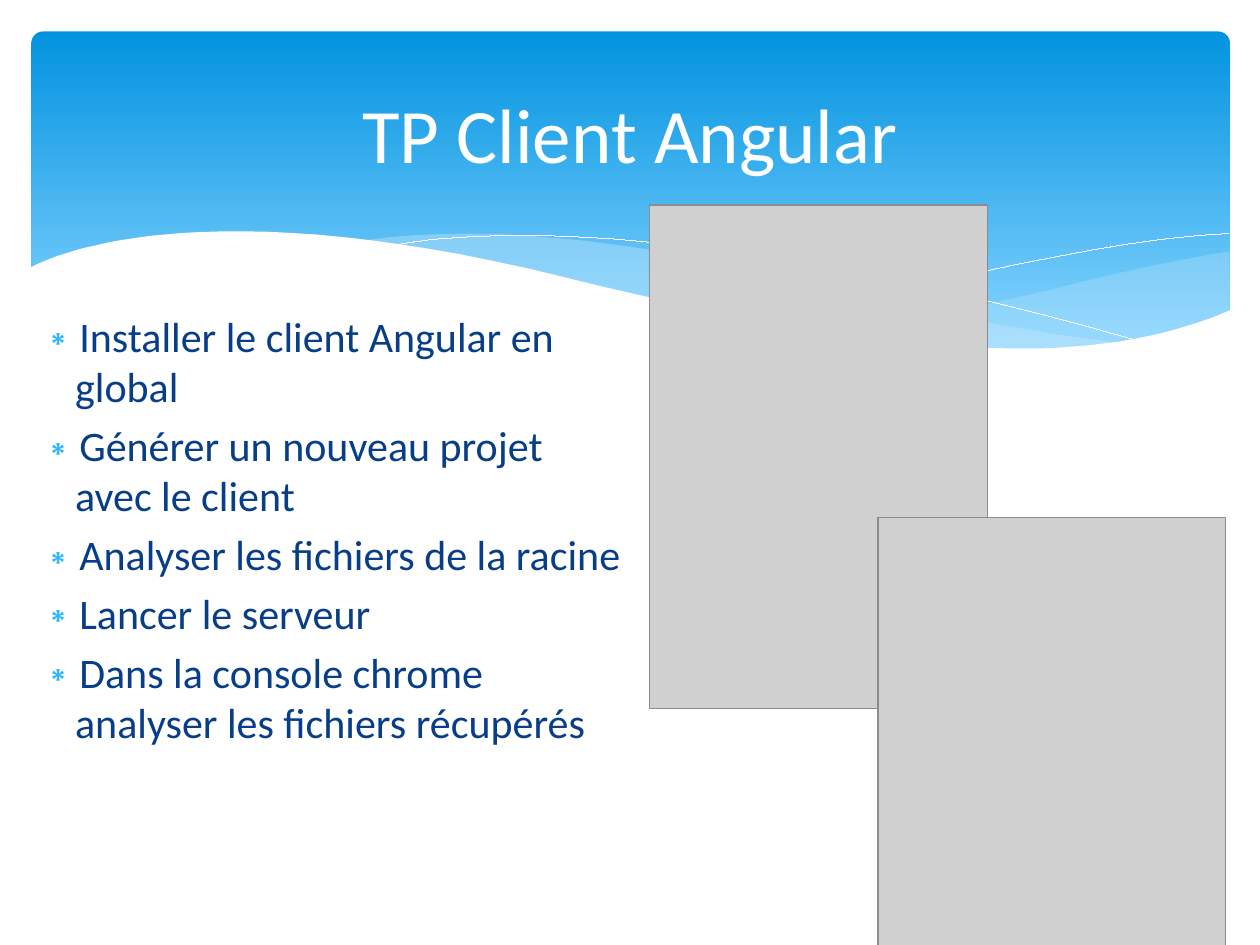
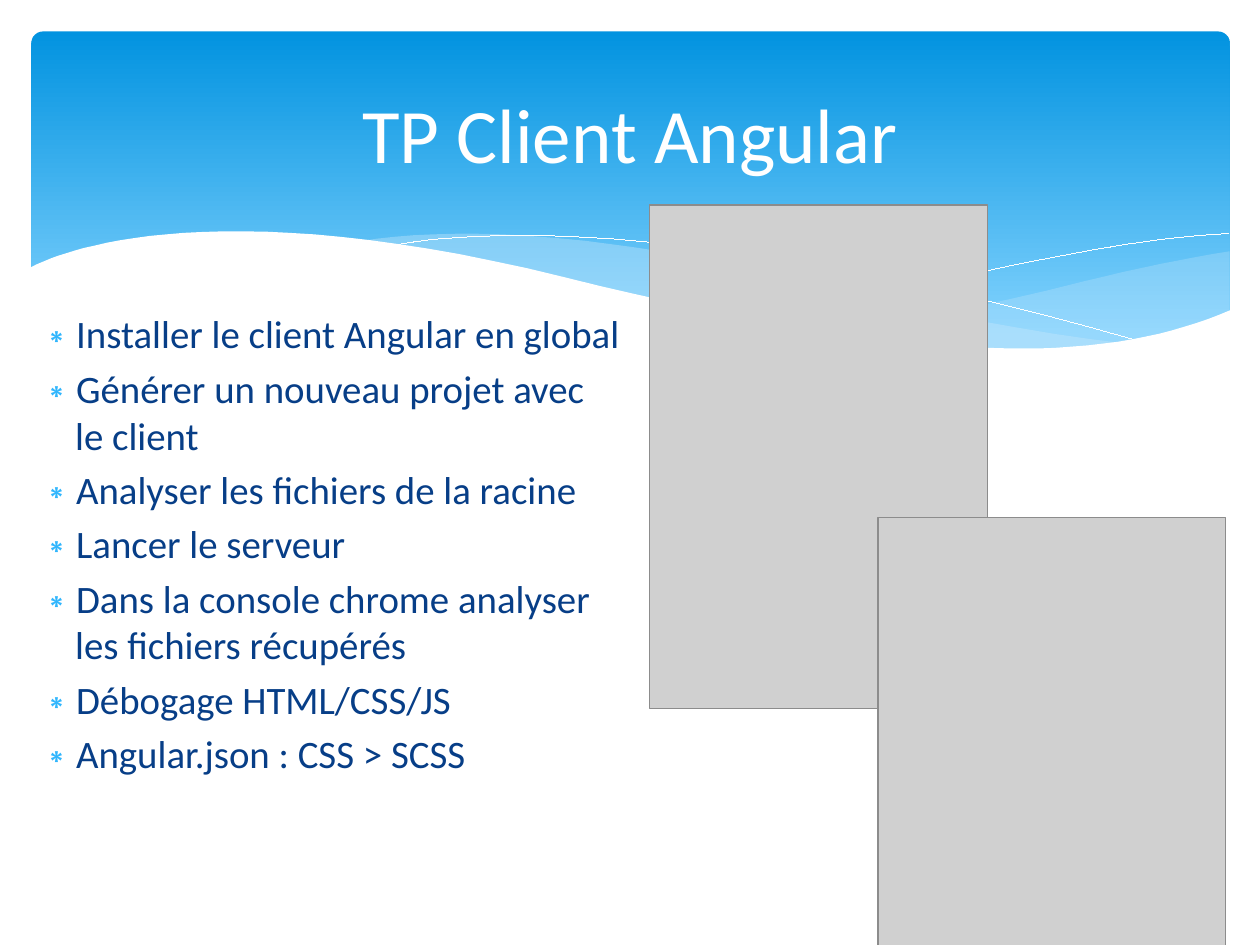
Before and after one commit to dalabord/ng-formation, a slide deck: slide 11 of formation_Angular.pptx. Drawn at 1260x945 pixels with LibreOffice and Linux fonts; fonts in the diff are those of the drawing; grey boxes stand for pictures. Boxes give left, top, right and bottom in pixels: in the first picture for what was removed or moved away, otherwise in the second. Text is boxed around its words. In the diff, an @@ line names an element or a change of style, - is before the commit and + after.

```diff
--- a/formation_Angular.pptx
+++ b/formation_Angular.pptx
@@ text at [75, 321, 620, 666]: size 24 to 22.2 pt in "Installer le client Angular en global", "Générer un nouveau projet avec le client", "Analyser les fichiers de la racine", "Lancer le serveur" and 1 more places @@
@@ text at [76, 687, 465, 775]: paragraphs added @@
+∗ Débogage HTML/CSS/JS
+∗ Angular.json : CSS > SCSS
```
Also in this commit, not shown: 8 other slides changed, 16 other files.
